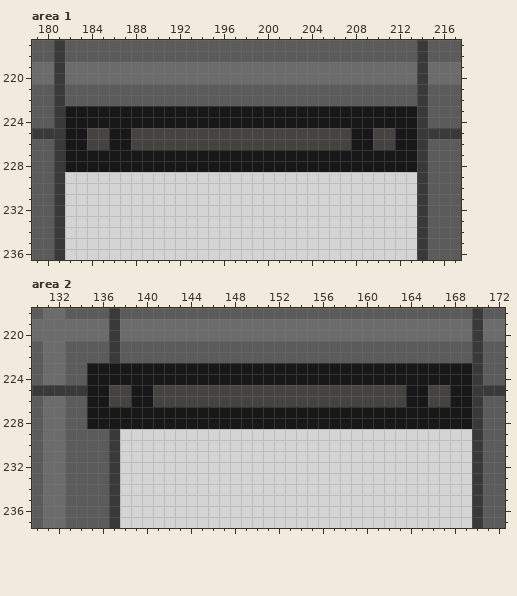
Pixel-art file: assets/img/oversize_tiles.ase. Above, as it was before the edit.
264x264 pixels, 1 frame. Colours within 5 levels of each other are drawn and written as one. Shown: area 1: x 179..217, y 217..236; area 2: x 130..172, y 218..237. The commit also changed other parts of the picture, which this record leaves out.
After the commit:
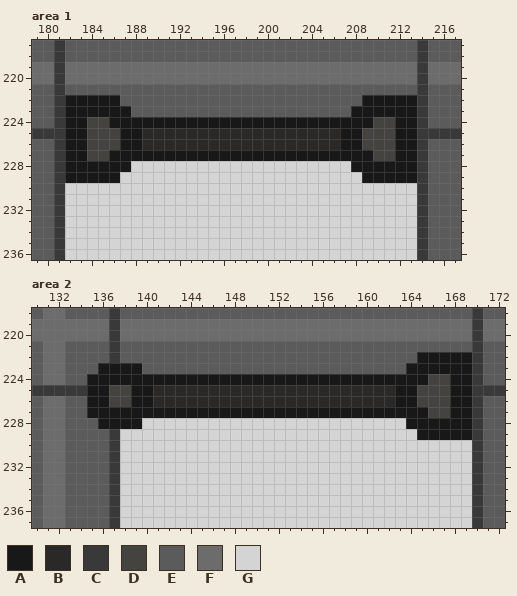
Palette (. is transparent): A #191818  B #2a2928  C #393939  D #444340  E #5b5b5b  F #6c6c6c  G #d4d4d4
The exact change:
Area 1, layer "Layer":
Colour D gives way to colour A in rows 225 to 226 at x 188 and 207.
Colour E gives way to colour A in row 222 at x 182 to 186 and 209 to 213.
Colour G gives way to colour A in row 229 at x 182 to 186 and 209 to 213.
Colour D gives way to colour B in rows 225 to 226 at x 189 to 206.
Colour A gives way to colour D in row 224 at x 184 to 185 and 210 to 211; in rows 225 to 226 at x 186 and 209; in row 227 at x 184 to 185 and 210 to 211.
Colour A gives way to colour E in row 223 at x 188 to 207.
Colour A gives way to colour G in row 228 at x 188 to 207.
Area 2, layer "Layer":
Colour D gives way to colour A in rows 225 to 226 at x 163.
Colour E gives way to colour A in row 222 at x 165 to 169.
Colour G gives way to colour A in row 229 at x 165 to 169.
Colour D gives way to colour B in rows 225 to 226 at x 141 to 162.
Colour A gives way to colour D in row 224 at x 166 to 167; in rows 225 to 226 at x 165; in row 227 at x 166 to 167.
Colour A gives way to colour E in row 223 at x 135 and 140 to 163; in row 228 at x 135.
Colour A gives way to colour G in row 228 at x 140 to 163.
Where, in picture pixels (left, top, right, bottom), the same in both pictures:
changed: (65, 95, 417, 183)
changed: (142, 352, 472, 440)
changed: (87, 363, 98, 374)
changed: (87, 418, 98, 429)
